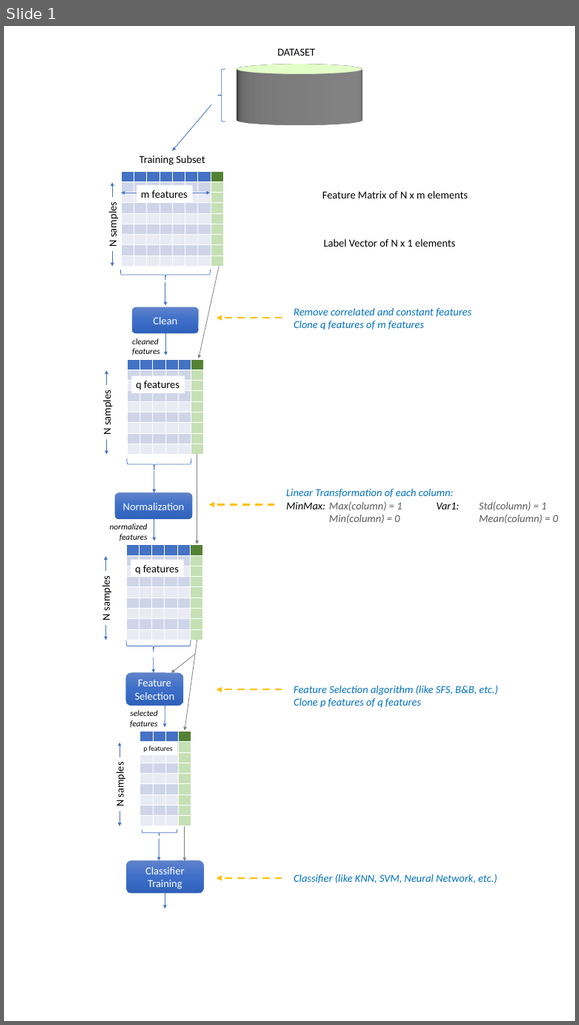
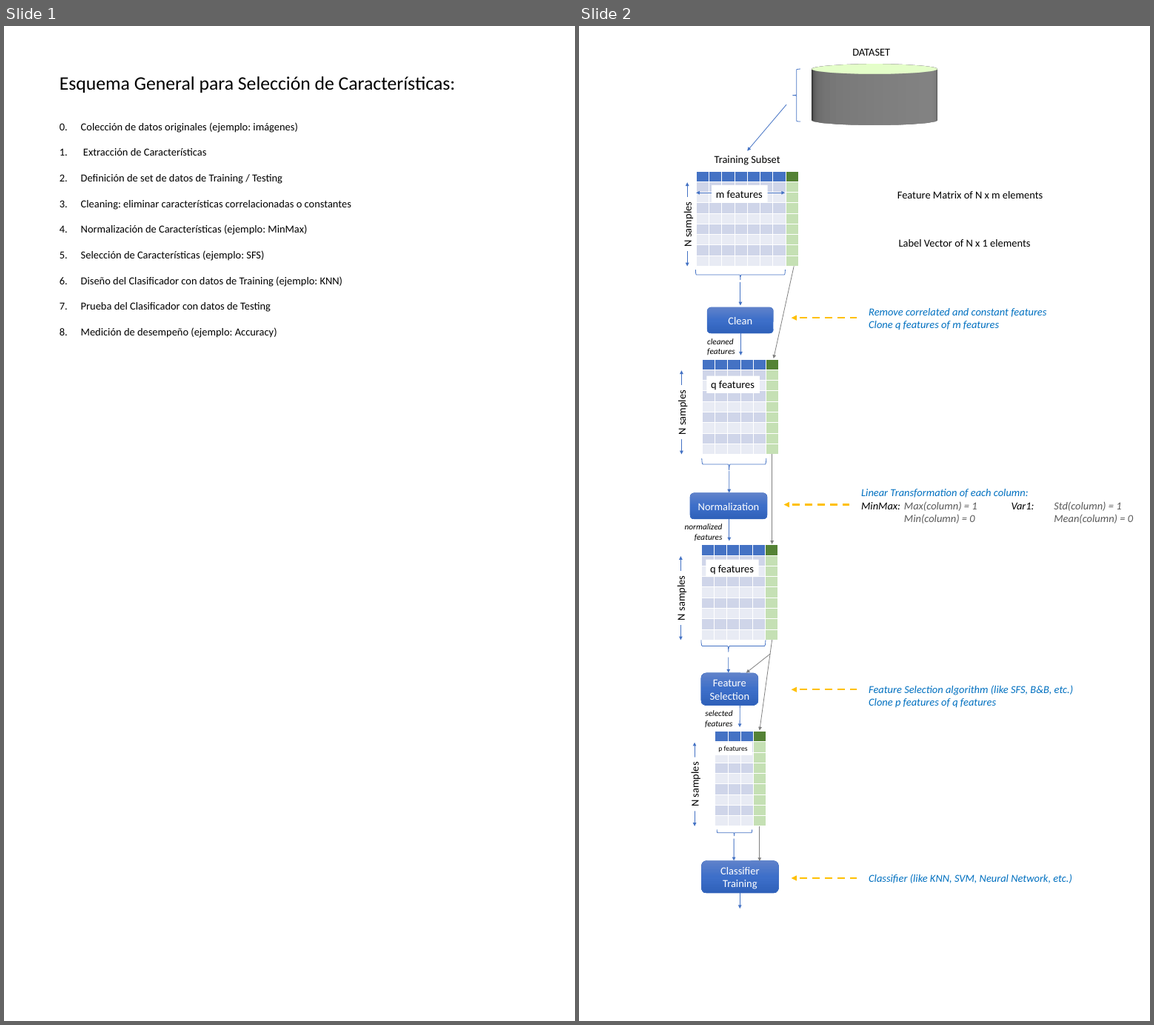
Before and after one commit to domingomery/patrones, a slide deck: clases/Cap03_Seleccion_de_Caracteristicas/presentations/PAT03_GeneralSchema.pptx. Shown side by side, each under a label of ours: slide 1 before the commit, slides 1 and 2 after it. The pictures are 579x1025 and 1154x1025 pixels, drawn with LibreOffice and Linux fonts; fonts in the diff are those of the drawing; background and template pictures are left out. Boxes give left, top, right and bottom in pixels: in the first picture for what was removed or moved away, otherwise in the second. Text is boxed around its words. In the diff, an @@ line names an element or a change of style, - is before the commit and + after.

```diff
--- a/clases/Cap03_Seleccion_de_Caracteristicas/presentations/PAT03_GeneralSchema.pptx
+++ b/clases/Cap03_Seleccion_de_Caracteristicas/presentations/PAT03_GeneralSchema.pptx
@@ slide 1 added at [4, 26, 575, 1021], background #FFFFFF @@
@@ text added at [60, 76, 455, 338], 18 pt, text #000000 @@
+Esquema General para Selección de Características:
+0. Colección de datos originales (ejemplo: imágenes)
+1. Extracción de Características
+2. Definición de set de datos de Training / Testing
+3. Cleaning: eliminar características correlacionadas o constantes
+4. Normalización de Características (ejemplo: MinMax)
+5. Selección de Características (ejemplo: SFS)
+6. Diseño del Clasificador con datos de Training (ejemplo: KNN)
+7. Prueba del Clasificador con datos de Testing
+8. Medición de desempeño (ejemplo: Accuracy)
@@ what was slide 1 is now slide 2 @@
```
Also in this commit, not shown: 3 other files.
